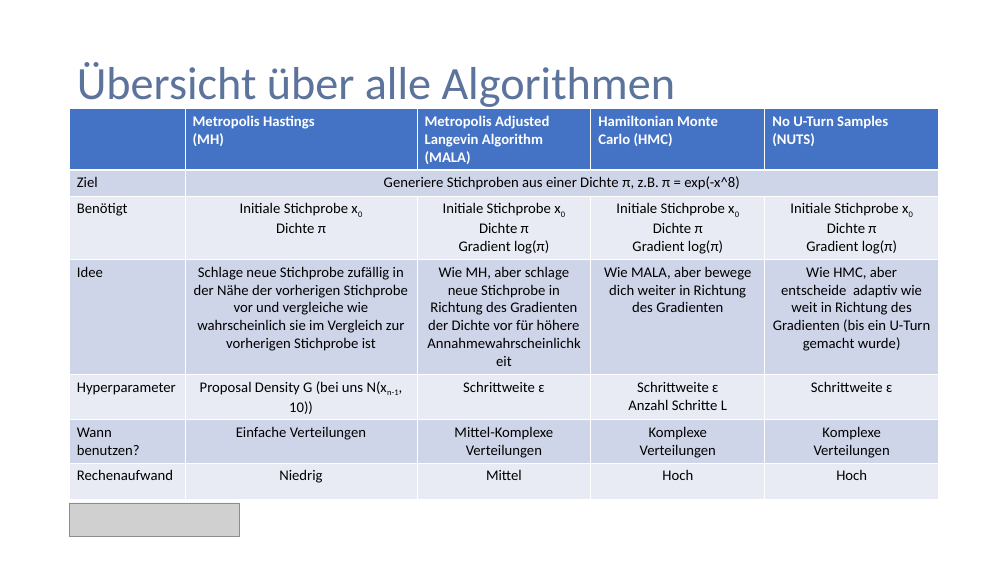
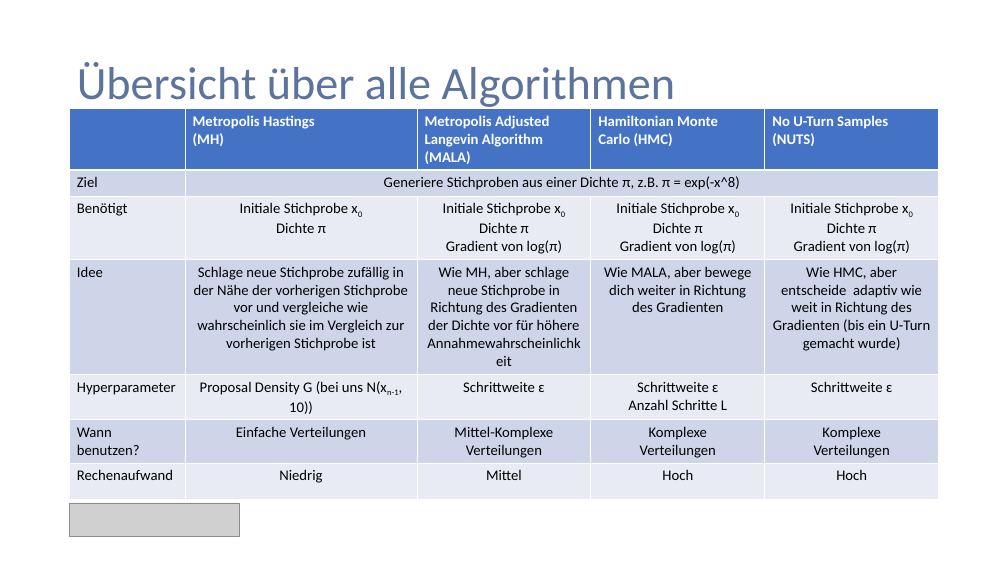
Before and after one commit to PaulNitschke/MCMC-Workshop---Stads, a slide deck: slide 28 of Präsentation_MonteCarlo.pptx. Drawn at 1008x567 pixels with LibreOffice and Linux fonts; fonts in the diff are those of the drawing; grey boxes stand for pictures. Boxes give left, top, right and bottom in pixels: in the first picture for what was removed or moved away, otherwise in the second. Text is boxed around its words. In the diff, an @@ line names an element or a change of style, - is before the commit and + after.

Commit message:
updated presentation

```diff
--- a/Präsentation_MonteCarlo.pptx
+++ b/Präsentation_MonteCarlo.pptx
@@ table at [70,109,939,492] @@
-row 3: Benötigt | Initiale Stichprobe x0 / Dichte π | Initiale Stichprobe x0 Dichte π Gradient log(π) | Initiale Stichprobe x0 Dichte π / Gradient log(π) | Initiale Stichprobe x0 Dichte π / Gradient log(π)
+row 3: Benötigt | Initiale Stichprobe x0 / Dichte π | Initiale Stichprobe x0 Dichte π Gradient von log(π) | Initiale Stichprobe x0 Dichte π / Gradient von log(π) | Initiale Stichprobe x0 Dichte π / Gradient von log(π)
```
Also in this commit, not shown: 2 other slides changed, 1 other file.
